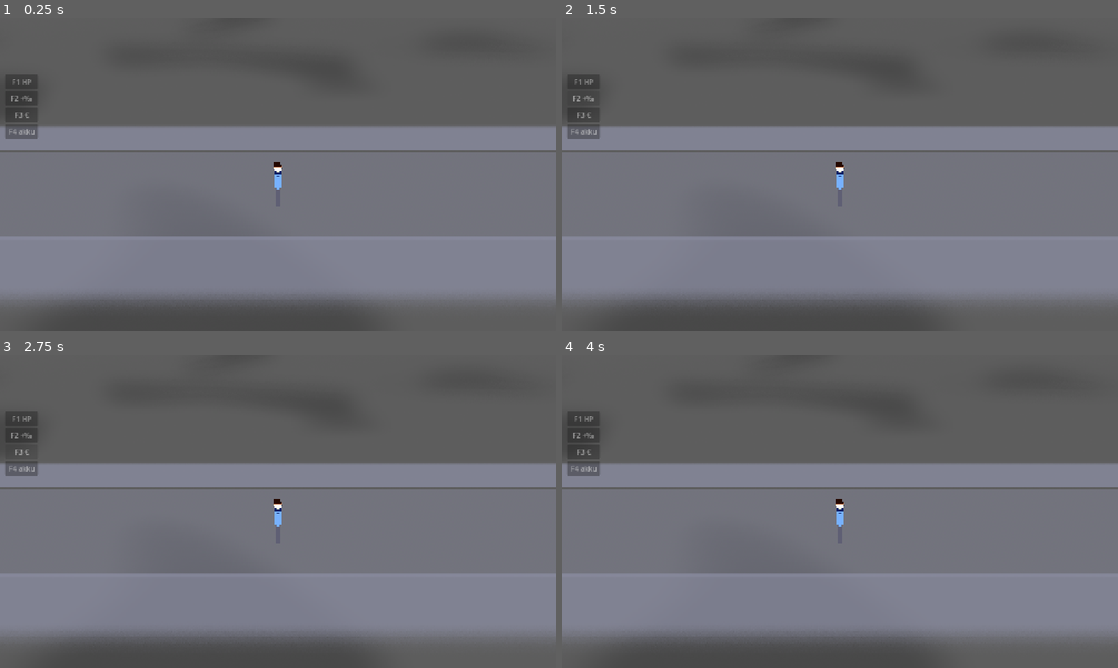
Above: before the commit, frames 1-4 (two rows, left to right).
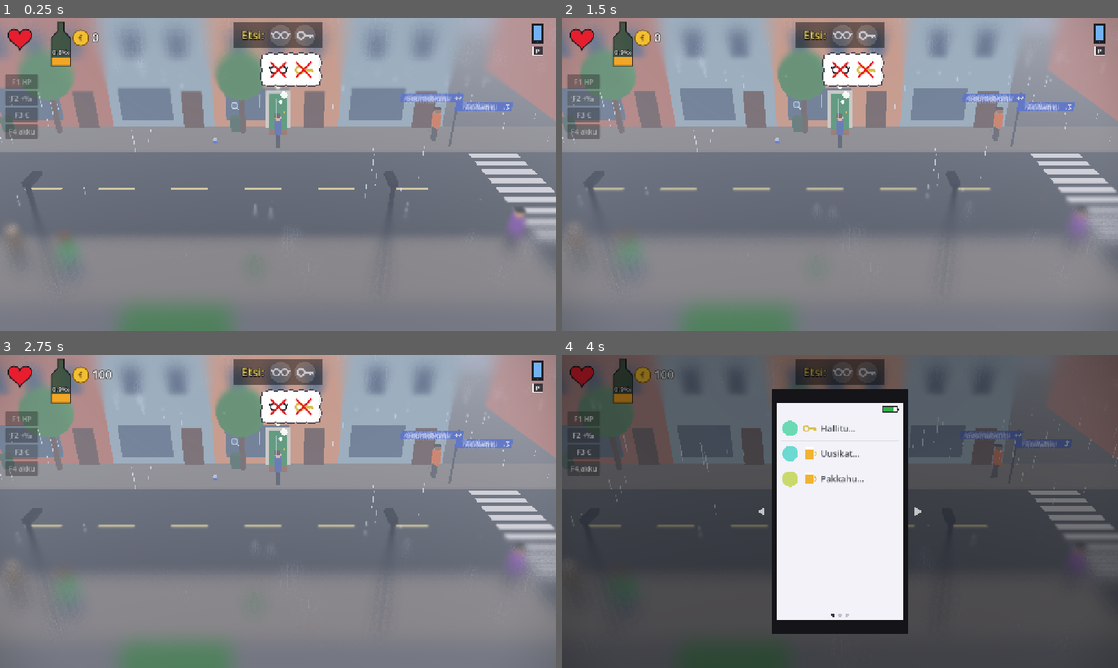
Above: after the commit, the same moments.

Repository: Ecculi/GoodMorningMoonshine
Game: Godot game, scene res://scenes/main.tscn
Same seed, same stepped clock (60 frames per second), same inputs: the game is played once before the commit and once after it.
Inputs (mouse positions are in pixels of both pictures, inside the frame that each line leads up to):
- Up to frame 1 (0.25 s): no input
- Up to frame 2 (1.5 s): click "F1 HP" at 0.5 s; click "F2 +‰" at 1.25 s
- Up to frame 3 (2.75 s): click "F3 €" at 2 s
- Up to frame 4 (4 s): click "F4 akku" at 2.75 s; tap Enter at 3.5 s; move the mouse to (962, 495) at 3.52 s; hold Right (move_right, bound only after the commit) from 3.53 s (still down); tap P (phone, bound only after the commit) at 3.6 s; click (962, 495) at 3.67 s

The runs differ from the first frame. In frame 1, 47% of the frame differs, in the area x 0-100%, y 0-100%; in frame 2, 47%; in frame 3, 47%; in frame 4, 73%.
Error before the commit: Parse Error: Cannot infer the type of "near_phone" variable because the value doesn't have a set type. (res://scripts/game_state.gd:585)

Commit message:
Fix parse error: near_phone needs an explicit bool type
Co-Authored-By: Claude Opus 5.5 <noreply@anthropic.com>
Claude-Session: https://claude.ai/code/session_014p1PeeGbmYxJmsVU4HYhz4

Diff:
--- a/scripts/game_state.gd
+++ b/scripts/game_state.gd
@@ -582,7 +582,7 @@
 		# The phone is always dropped close to where the day starts (about a
 		# block away), so finding it first is an easy start; the rest
 		# lie around home.
-		var near_phone := id == "phone"
+		var near_phone: bool = id == "phone"
 		for attempt in 300:
 			var cand := CityMap.random_segment(rng)
 			var c := _seg_center(cand)
